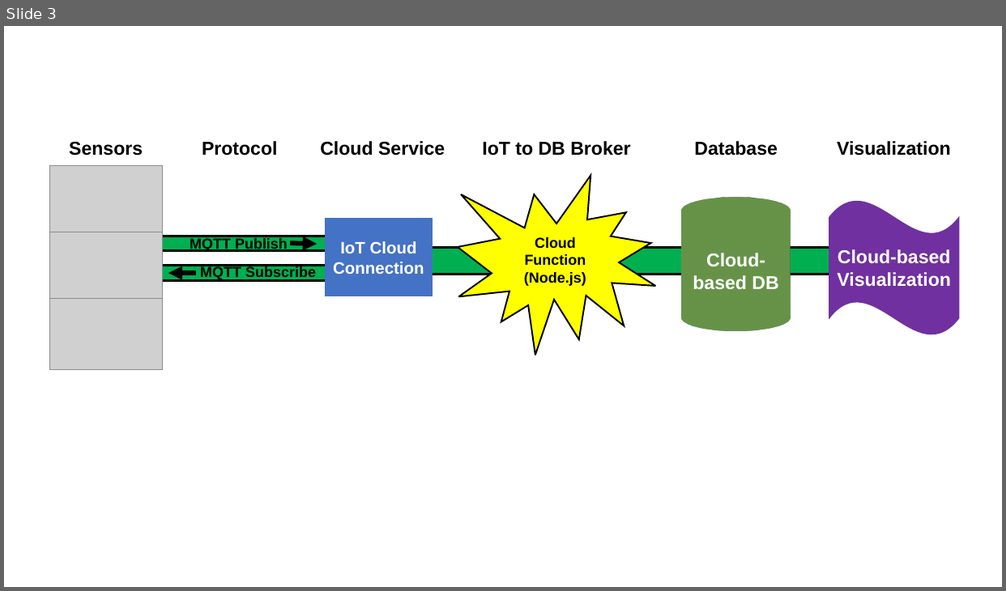
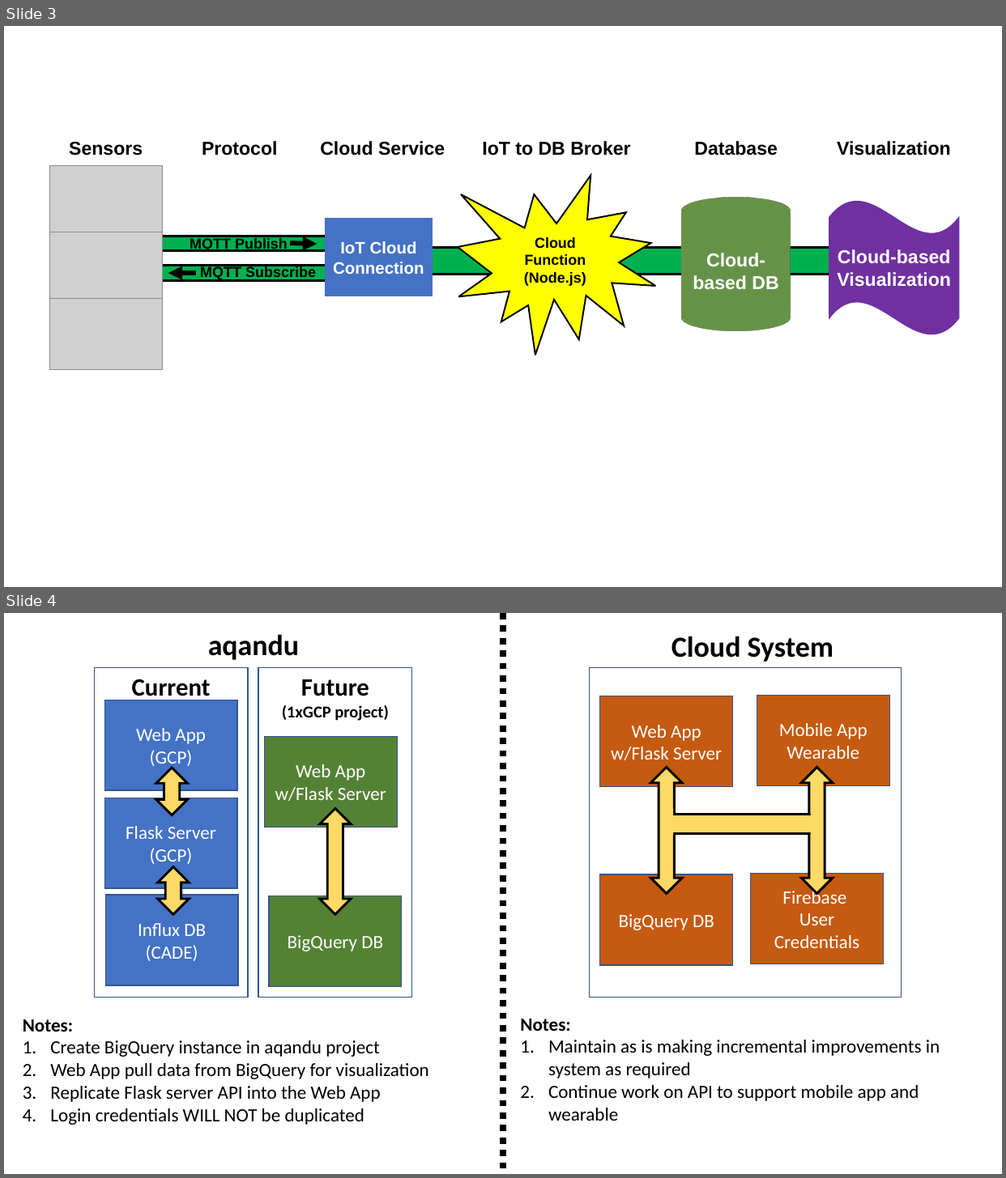
Before and after one commit to aqandu/airu_gcp_webapp, a slide deck: Documentation/airU Visualization.pptx. Shown one above the other, each under a label of ours: slide 3 before the commit, slides 3 and 4 after it. The pictures are 1006x591 and 1006x1178 pixels, drawn with LibreOffice and Linux fonts; fonts in the diff are those of the drawing; grey boxes stand for pictures. Boxes give left, top, right and bottom in pixels: in the first picture for what was removed or moved away, otherwise in the second. Text is boxed around its words. In the diff, an @@ line names an element or a change of style, - is before the commit and + after.

```diff
--- a/Documentation/airU Visualization.pptx
+++ b/Documentation/airU Visualization.pptx
@@ slide 4 added at (4,613,1002,1174), background #FFFFFF @@
@@ text added at (208,634,299,660), 28 pt, text #000000, bold @@
+aqandu
@@ line added from (503, 613) to (503, 1174), #000000 6 pt dashed @@
@@ text added at (671,636,833,662), 28 pt, text #000000, bold @@
+Cloud System
@@ rectangle added at (94,667,247,998), outline #325491 1 pt, 24 pt, text #000000, bold @@
+Current
@@ rectangle added at (258,667,412,998), outline #325491 1 pt, 16 pt, text #000000, bold @@
+Future
+(1xGCP project)
@@ rectangle added at (590,667,901,998), outline #325491 1 pt @@
@@ rectangle added at (104,700,236,790), fill #4472C4, outline #325491 1 pt, 18 pt, text #FFFFFF @@
+Web App
+(GCP)
@@ rectangle added at (600,696,732,786), fill #C55A11, outline #325491 1 pt, 18 pt, text #FFFFFF @@
+Web App
+w/Flask Server
@@ rectangle added at (757,696,889,786), fill #C55A11, outline #325491 1 pt, 18 pt, text #FFFFFF @@
+Mobile App
+Wearable
@@ rectangle added at (265,736,397,827), fill #548235, outline #325491 1 pt, 18 pt, text #FFFFFF @@
+Web App
+w/Flask Server
@@ up down arrow added at (156,768,187,815), fill #FFD966, outline #000000 2.25 pt @@
@@ up down arrow added at (651,767,682,894), fill #FFD966, outline #000000 2.25 pt @@
@@ up down arrow added at (801,767,833,894), fill #FFD966, outline #000000 2.25 pt @@
@@ rectangle added at (104,798,236,888), fill #4472C4, outline #325491 1 pt, 18 pt, text #FFFFFF @@
+Flask Server
+(GCP)
@@ up down arrow added at (320,808,351,914), fill #FFD966, outline #000000 2.25 pt @@
@@ rectangle added at (662,808,673,835), fill #FFD966 @@
@@ rectangle added at (667,815,815,834), fill #FFD966, outline #000000 2.25 pt @@
@@ rectangle added at (810,810,821,837), fill #FFD966 @@
@@ up down arrow added at (157,867,189,914), fill #FFD966, outline #000000 2.25 pt @@
@@ rectangle added at (600,875,732,965), fill #C55A11, outline #325491 1 pt, 18 pt, text #FFFFFF @@
+BigQuery DB
@@ rectangle added at (750,874,883,964), fill #C55A11, outline #325491 1 pt, 18 pt, text #FFFFFF @@
+Firebase
+User Credentials
@@ rectangle added at (106,895,238,986), fill #4472C4, outline #325491 1 pt, 18 pt, text #FFFFFF @@
+Influx DB
+(CADE)
@@ rectangle added at (269,897,402,987), fill #548235, outline #325491 1 pt, 18 pt, text #FFFFFF @@
+BigQuery DB
@@ text added at (23,1020,429,1125), 18 pt, text #000000 @@
+Notes:
+1. Create BigQuery instance in aqandu project
+2. Web App pull data from BigQuery for visualization
+3. Replicate Flask server API into the Web App
+4. Login credentials WILL NOT be duplicated
@@ text added at (520,1019,940,1121), 18 pt, text #000000 @@
+Notes:
+1. Maintain as is making incremental improvements in system as required
+2. Continue work on API to support mobile app and wearable
```
Also in this commit, not shown: 5 other files.
